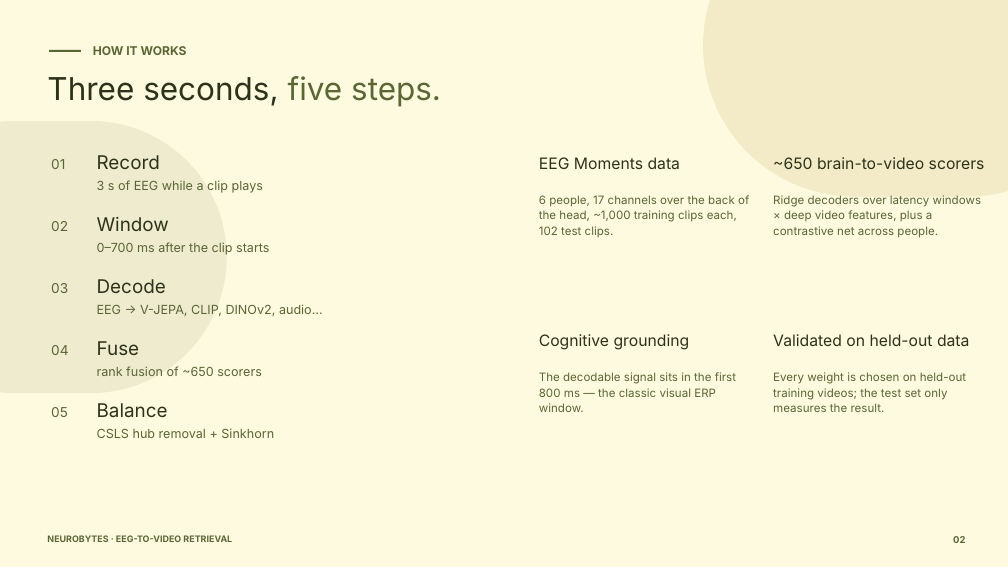
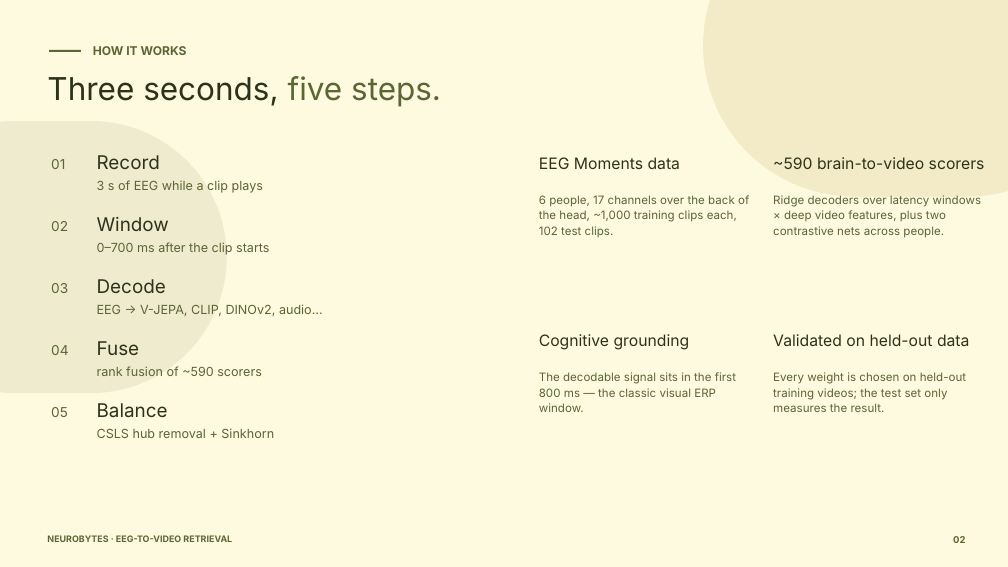
Before and after one commit to Sushruths04/NeuroBytes, a slide deck: slide 2 of neurobyte-web/presentation/NeuroBytes_overview_v2.pptx. Drawn at 1008x567 pixels with LibreOffice and Linux fonts; fonts in the diff are those of the drawing. Boxes give left, top, right and bottom in pixels: in the first picture for what was removed or moved away, otherwise in the second. Text is boxed around its words. In the diff, an @@ line names an element or a change of style, - is before the commit and + after.

Commit message:
neurobyte-web: ~590 scorers, two networks; dev labels used to report and compare (not 'test only')

```diff
--- a/neurobyte-web/presentation/NeuroBytes_overview_v2.pptx
+++ b/neurobyte-web/presentation/NeuroBytes_overview_v2.pptx
@@ text at <box>773,157,985,169</box>: text changed @@
-~650 brain-to-video scorers
+~590 brain-to-video scorers
@@ text at <box>773,195,981,238</box>: text changed @@
-Ridge decoders over latency windows × deep video features, plus a contrastive net across people.
+Ridge decoders over latency windows × deep video features, plus two contrastive nets across people.
@@ text at <box>97,366,262,376</box>: text changed @@
-rank fusion of ~650 scorers
+rank fusion of ~590 scorers
```
Also in this commit, not shown: 3 other files.
